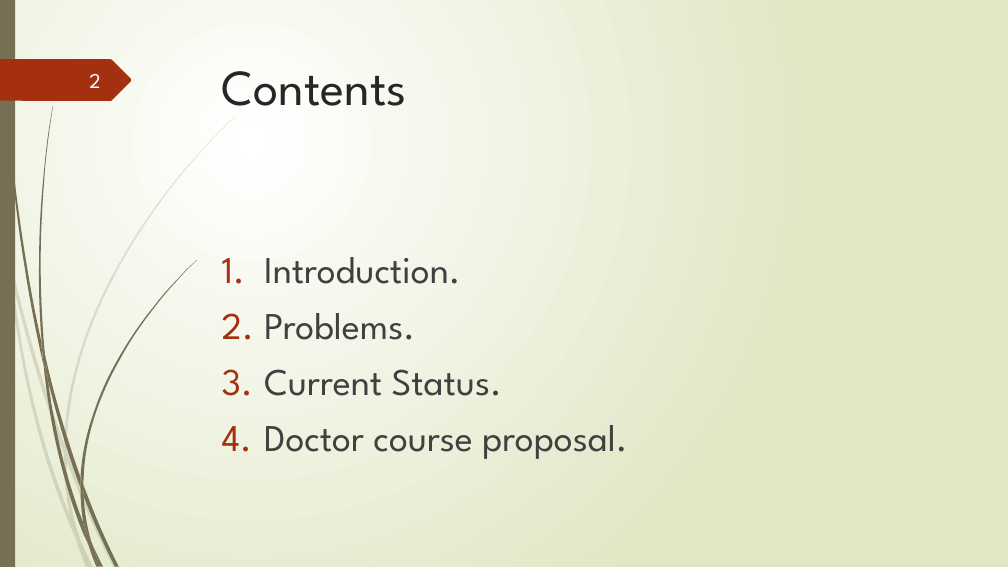
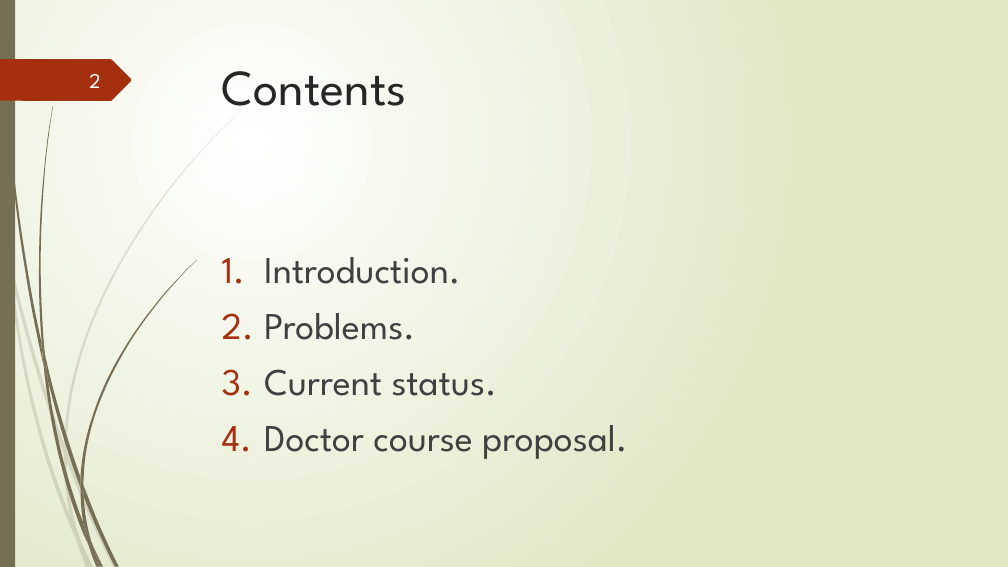
Before and after one commit to tungvx/raSAT, a slide deck: slide 2 of report/midterm.pptx. Drawn at 1008x567 pixels with LibreOffice and Linux fonts; fonts in the diff are those of the drawing. Boxes give left, top, right and bottom in pixels: in the first picture for what was removed or moved away, otherwise in the second. Text is boxed around its words. In the diff, an @@ line names an element or a change of style, - is before the commit and + after.

```diff
--- a/report/midterm.pptx
+++ b/report/midterm.pptx
@@ text at box(264, 369, 497, 396): text changed @@
-3. Current Status.
+3. Current status.
```
Also in this commit, not shown: 11 other slides changed, 2 slides added, 1 other file.
